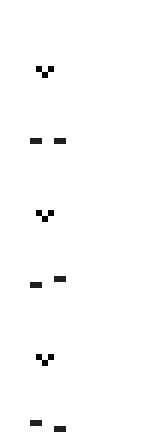
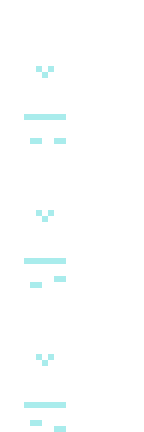
Two versions of the same layered image (w=144, h=432). Layer-by-layer changes:
painted on "Background" over [24, 66, 66, 432]
